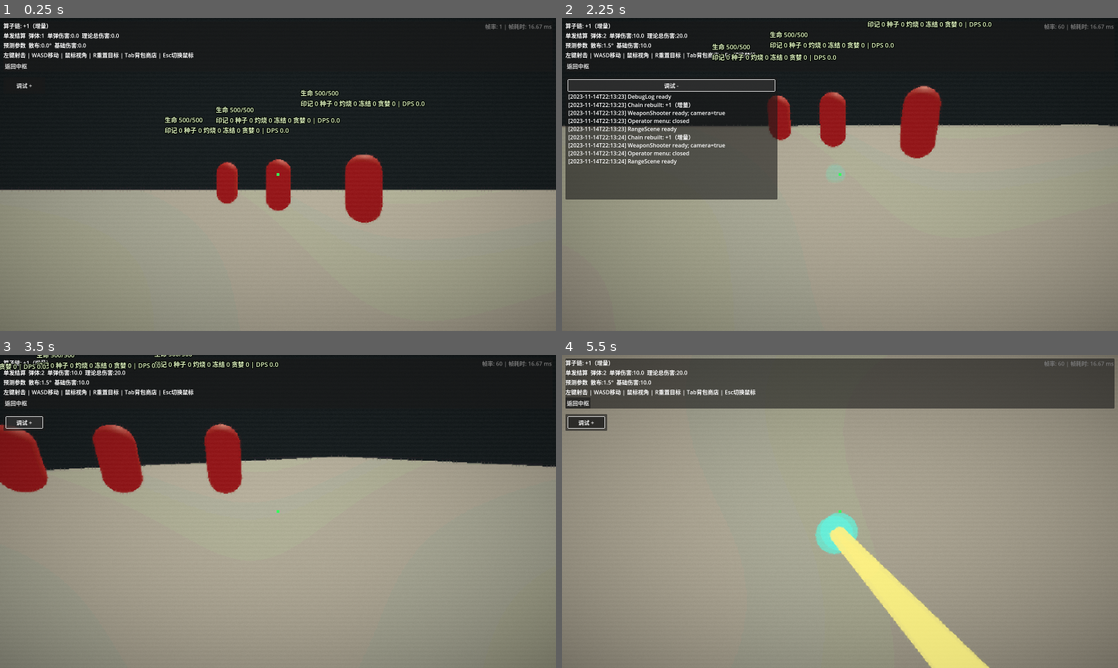
Above: before the commit, frames 1-4 (two rows, left to right).
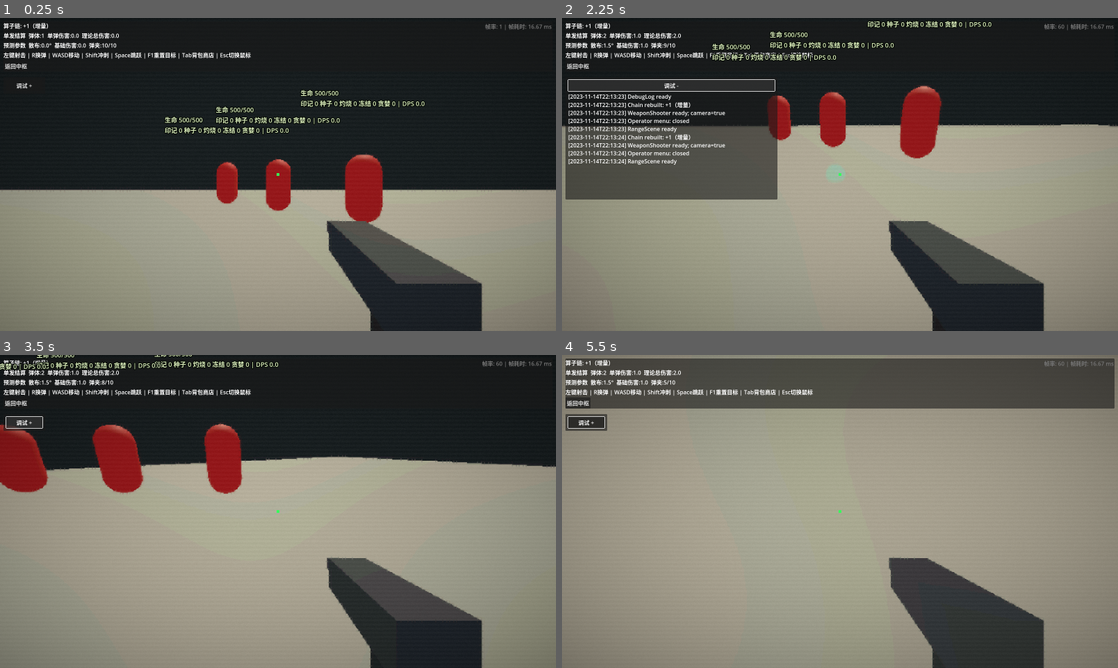
Above: after the commit, the same moments.

Repository: DH1DH/light-fps-operator-demo
Game: Godot game, scene res://scenes/range_scene.tscn
The game is run twice, just before and just after one commit, with the same random seed, the same clock (stepped at 60 frames per second) and the same inputs.
Inputs (mouse positions are in pixels of both pictures, inside the frame that each line leads up to):
- Up to frame 1 (0.25 s): no input
- Up to frame 2 (2.25 s): click "返回中枢" at 0.5 s; click "进入靶场" at 1.25 s; click "调试 +" at 2 s
- Up to frame 3 (3.5 s): click "调试 -" at 2.75 s
- Up to frame 4 (5.5 s): tap Enter at 3.5 s; move the mouse to (867, 511) at 3.52 s; press the mouse at (867, 511) at 3.53 s; hold W (move_forward) from 3.53 s (still down); tap Space (jump, bound only after the commit) at 3.77, 4.07, 4.52, 4.55, 4.82, 5.1 s; tap Shift (sprint, bound only after the commit) at 3.8, 4.35 s; move the mouse to (812, 511) at 4.27 s; release the mouse at (812, 511) at 4.28 s; click (812, 511) at 4.42 s; move the mouse to (851, 505) at 5.02 s; press the mouse at (851, 505) at 5.03 s

The runs differ from the first frame. In frame 1, 7.0% of the frame differs, in the area x 5-87%, y 7-100%; in frame 2, 7.0%; in frame 3, 7.2%; in frame 4, 9.4%, in the area x 5-87%, y 4-100%.

Commit message:
feat: improve range combat feel

Diff:
--- a/scripts/combat/seedling_summon.gd
+++ b/scripts/combat/seedling_summon.gd
@@ -3,6 +3,7 @@
 
 const StatusController = preload("res://scripts/combat/status_controller.gd")
 const TargetDummy = preload("res://scripts/combat/target_dummy.gd")
+const FX_GROUP := "runtime_vfx"
 
 var lifetime: float = 3.0
 var move_speed: float = 5.0
@@ -116,6 +117,8 @@
 
 func _spawn_hit_spark(position: Vector3) -> void:
 	var spark := MeshInstance3D.new()
+	spark.name = "SeedHitSpark"
+	spark.add_to_group(FX_GROUP)
 	var mesh := SphereMesh.new()
 	mesh.radius = 0.1
 	mesh.height = 0.2
--- a/scripts/combat/target_dummy.gd
+++ b/scripts/combat/target_dummy.gd
@@ -54,6 +54,8 @@
 func _on_status_reset() -> void:
 	_damage_events.clear()
 	_flash_strength = 0.0
+	_last_effect_time.clear()
+	_clear_runtime_bursts()
 	_update_mark_particles()
 
 
@@ -274,6 +276,7 @@
 		return
 	var preset: Dictionary = _get_effect_preset(tag)
 	var burst := GPUParticles3D.new()
+	burst.name = "EffectBurst"
 	burst.one_shot = true
 	burst.explosiveness = 1.0
 	burst.amount = int(preset.get("amount", 10))
@@ -291,6 +294,15 @@
 			burst.queue_free()
 		_active_effect_bursts = maxi(0, _active_effect_bursts - 1)
 	)
+
+
+func _clear_runtime_bursts() -> void:
+	for child in get_children():
+		if child == _mark_particles:
+			continue
+		if child is GPUParticles3D:
+			child.queue_free()
+	_active_effect_bursts = 0
 
 
 func _create_effect_material(preset: Dictionary) -> ParticleProcessMaterial:
--- a/scripts/combat/weapon_shooter.gd
+++ b/scripts/combat/weapon_shooter.gd
@@ -7,11 +7,14 @@
 const StatusController = preload("res://scripts/combat/status_controller.gd")
 const TargetDummy = preload("res://scripts/combat/target_dummy.gd")
 const SeedlingSummon = preload("res://scripts/combat/seedling_summon.gd")
-
-@export var base_damage: float = 10.0
+const FX_GROUP := "runtime_vfx"
+
+@export var base_damage: float = 1.0
 @export var base_pellet_count: int = 1
 @export var base_spread: float = 1.5
-@export var fire_interval: float = 0.2
+@export var fire_interval: float = 0.6
+@export var magazine_capacity: int = 10
+@export var reload_duration: float = 0.65
 @export var hit_range: float = 150.0
 @export var tracer_lifetime: float = 0.2
 @export var tracer_width: float = 0.08
@@ -21,16 +24,49 @@
 @export var tracer_segment_gap: float = 0.012
 @export var max_total_tracer_segments_per_shot: int = 20
 @export var verbose_fire_logs: bool = false
+@export var enable_builtin_viewmodel: bool = true
+@export var viewmodel_offset: Vector3 = Vector3(0.34, -0.30, -0.60)
+@export var viewmodel_rotation_deg: Vector3 = Vector3.ZERO
+@export var recoil_kick_distance: float = 0.07
+@export var recoil_pitch_deg: float = 5.5
+@export var recoil_yaw_deg: float = 1.2
+@export var recoil_roll_deg: float = 0.9
+@export var recoil_position_recover_speed: float = 11.0
+@export var recoil_rotation_recover_speed: float = 16.0
+@export var camera_shake_impulse: float = 0.35
+@export var camera_shake_position: float = 0.008
+@export var camera_shake_rotation_deg: float = 0.7
+@export var camera_shake_decay: float = 8.0
+@export var fire_jitter_position: float = 0.01
+@export var fire_jitter_rotation_deg: float = 0.8
+@export var fire_jitter_decay: float = 7.0
+@export var fire_jitter_frequency: float = 34.0
 
 @onready var shoot_camera: Camera3D = $"../CameraPivot/Camera3D"
 
 var last_predicted_shot: ShotContext = ShotContext.new()
 var _chain: OperatorChain = OperatorChain.new()
 var _next_fire_time: float = 0.0
+var _camera_base_transform: Transform3D = Transform3D.IDENTITY
+var _viewmodel_root: Node3D = null
+var _gun_kick_back: float = 0.0
+var _gun_kick_rotation: Vector3 = Vector3.ZERO
+var _camera_trauma: float = 0.0
+var _ammo_in_mag: int = 0
+var _is_reloading: bool = false
+var _reload_elapsed: float = 0.0
+var _reload_spin_angle: float = 0.0
+var _fire_jitter_strength: float = 0.0
+var _fire_jitter_phase: float = 0.0
 
 func _ready() -> void:
 	_rebuild_chain()
 	GameState.state_changed.connect(_rebuild_chain)
+	_ammo_in_mag = max(1, magazine_capacity)
+	if shoot_camera != null:
+		_camera_base_transform = shoot_camera.transform
+		if enable_builtin_viewmodel:
+			_ensure_builtin_viewmodel()
 	DebugLog.add_entry("WeaponShooter ready; camera=%s" % [str(shoot_camera != null)])
 
 
@@ -39,10 +75,20 @@
 		GameState.state_changed.disconnect(_rebuild_chain)
 
 
-func _process(_delta: float) -> void:
+func _process(delta: float) -> void:
+	_update_recoil(delta)
+	_update_reload(delta)
 	if GameState.operator_menu_open:
 		return
+	if Input.is_action_just_pressed("reload"):
+		_start_reload()
+		return
+	if _is_reloading:
+		return
 	if (Input.is_action_pressed("shoot") or Input.is_mouse_button_pressed(MOUSE_BUTTON_LEFT)) and Time.get_ticks_msec() / 1000.0 >= _next_fire_time:
+		if _ammo_in_mag <= 0:
+			_start_reload()
+			return
 		fire()
 
 
@@ -53,9 +99,16 @@
 func fire() -> void:
 	if GameState.operator_menu_open:
 		return
+	if _is_reloading:
+		return
 	if shoot_camera == null:
 		DebugLog.add_entry("Fire aborted: shoot_camera is null")
 		return
+	if _ammo_in_mag <= 0:
+		_start_reload()
+		return
+	_apply_recoil_impulse()
+	_ammo_in_mag = max(0, _ammo_in_mag - 1)
 	_next_fire_time = Time.get_ticks_msec() / 1000.0 + fire_interval
 	var shot: ShotContext = ShotContext.new()
 	shot.damage = base_damage
@@ -164,6 +217,8 @@
 	var segment_length: float = maxf(0.08, distance / float(segment_count))
 	for index in range(segment_count):
 		var segment := MeshInstance3D.new()
+		segment.name = "TracerSegment"
+		segment.add_to_group(FX_GROUP)
 		var mesh := CylinderMesh.new()
 		mesh.top_radius = tracer_width * 0.5
 		mesh.bottom_radius = tracer_width * 0.5
@@ -201,6 +256,8 @@
 	if scene == null:
 		return
 	var marker := MeshInstance3D.new()
+	marker.name = "ImpactMarker"
+	marker.add_to_group(FX_GROUP)
 	var mesh := SphereMesh.new()
 	mesh.radius = 0.12
 	mesh.height = 0.24
@@ -274,3 +331,145 @@
 func _log_verbose(message: String) -> void:
 	if verbose_fire_logs:
 		DebugLog.add_entry(message)
+
+
+func ammo_status_text() -> String:
+	var cap: int = max(1, magazine_capacity)
+	if _is_reloading:
+		var progress: float = clampf(_reload_elapsed / maxf(0.01, reload_duration), 0.0, 1.0)
+		return "弹夹:%d/%d | 换弹 %.0f%%" % [_ammo_in_mag, cap, progress * 100.0]
+	return "弹夹:%d/%d" % [_ammo_in_mag, cap]
+
+
+func _ensure_builtin_viewmodel() -> void:
+	if shoot_camera == null:
+		return
+	var existing := shoot_camera.get_node_or_null("ViewModelRoot")
+	if existing is Node3D:
+		_viewmodel_root = existing
+		return
+	_viewmodel_root = Node3D.new()
+	_viewmodel_root.name = "ViewModelRoot"
+	shoot_camera.add_child(_viewmodel_root)
+	_viewmodel_root.position = viewmodel_offset
+	_viewmodel_root.rotation_degrees = viewmodel_rotation_deg
+	var gun_body: MeshInstance3D = _create_viewmodel_piece(
+		Vector3(0.18, 0.14, 0.58),
+		Vector3(0.0, 0.0, -0.12),
+		Color(0.18, 0.19, 0.22, 1.0)
+	)
+	var gun_barrel: MeshInstance3D = _create_viewmodel_piece(
+		Vector3(0.07, 0.07, 0.30),
+		Vector3(0.0, -0.02, -0.52),
+		Color(0.22, 0.23, 0.26, 1.0)
+	)
+	var gun_grip: MeshInstance3D = _create_viewmodel_piece(
+		Vector3(0.10, 0.18, 0.16),
+		Vector3(0.0, -0.14, 0.04),
+		Color(0.15, 0.16, 0.18, 1.0)
+	)
+	_viewmodel_root.add_child(gun_body)
+	_viewmodel_root.add_child(gun_barrel)
+	_viewmodel_root.add_child(gun_grip)
+
+
+func _create_viewmodel_piece(size: Vector3, pos: Vector3, color: Color) -> MeshInstance3D:
+	var piece := MeshInstance3D.new()
+	var mesh := BoxMesh.new()
+	mesh.size = size
+	piece.mesh = mesh
+	piece.position = pos
+	var mat := StandardMaterial3D.new()
+	mat.albedo_color = color
+	mat.roughness = 0.75
+	mat.metallic = 0.05
+	piece.set_surface_override_material(0, mat)
+	return piece
+
+
+func _apply_recoil_impulse() -> void:
+	_gun_kick_back = minf(_gun_kick_back + recoil_kick_distance, recoil_kick_distance * 2.0)
+	_gun_kick_rotation.x += deg_to_rad(recoil_pitch_deg)
+	_gun_kick_rotation.y += deg_to_rad(randf_range(-recoil_yaw_deg, recoil_yaw_deg))
+	_gun_kick_rotation.z += deg_to_rad(randf_range(-recoil_roll_deg, recoil_roll_deg))
+	_camera_trauma = clampf(_camera_trauma + camera_shake_impulse, 0.0, 1.0)
+	_fire_jitter_strength = clampf(_fire_jitter_strength + 0.9, 0.0, 1.0)
+
+
+func _update_recoil(delta: float) -> void:
+	_gun_kick_back = move_toward(_gun_kick_back, 0.0, recoil_position_recover_speed * delta)
+	_gun_kick_rotation = _gun_kick_rotation.move_toward(Vector3.ZERO, recoil_rotation_recover_speed * delta)
+	_fire_jitter_strength = move_toward(_fire_jitter_strength, 0.0, fire_jitter_decay * delta)
+	_fire_jitter_phase += delta * fire_jitter_frequency
+	var jitter_wave: float = sin(_fire_jitter_phase) * _fire_jitter_strength
+	var jitter_wave_2: float = sin(_fire_jitter_phase * 1.37 + 0.8) * _fire_jitter_strength
+	var jitter_position: Vector3 = Vector3(
+		jitter_wave * fire_jitter_position * 0.35,
+		absf(jitter_wave_2) * fire_jitter_position * 0.45,
+		-absf(jitter_wave) * fire_jitter_position
+	)
+	var jitter_rotation: Vector3 = Vector3(
+		deg_to_rad(jitter_wave_2 * fire_jitter_rotation_deg),
+		deg_to_rad(jitter_wave * fire_jitter_rotation_deg * 0.6),
+		deg_to_rad(jitter_wave * fire_jitter_rotation_deg * 0.45)
+	)
+	if _viewmodel_root != null and is_instance_valid(_viewmodel_root):
+		_viewmodel_root.position = viewmodel_offset + Vector3(0.0, 0.0, _gun_kick_back) + jitter_position
+		var base_rot: Vector3 = Vector3(
+			deg_to_rad(viewmodel_rotation_deg.x),
+			deg_to_rad(viewmodel_rotation_deg.y),
+			deg_to_rad(viewmodel_rotation_deg.z)
+		)
+		_viewmodel_root.basis = Basis.from_euler(base_rot + _gun_kick_rotation + Vector3(-_reload_spin_angle, 0.0, 0.0) + jitter_rotation)
+
+	if shoot_camera == null:
+		return
+	_camera_trauma = maxf(0.0, _camera_trauma - camera_shake_decay * delta)
+	var trauma: float = _camera_trauma * _camera_trauma
+	var shake_pos: Vector3 = Vector3(
+		randf_range(-1.0, 1.0) * camera_shake_position * trauma,
+		randf_range(-1.0, 1.0) * camera_shake_position * trauma,
+		0.0
+	)
+	var shake_rot: Vector3 = Vector3(
+		deg_to_rad(randf_range(-camera_shake_rotation_deg, camera_shake_rotation_deg) * trauma),
+		deg_to_rad(randf_range(-camera_shake_rotation_deg, camera_shake_rotation_deg) * trauma),
+		deg_to_rad(randf_range(-camera_shake_rotation_deg, camera_shake_rotation_deg) * trauma)
+	)
+	var t: Transform3D = _camera_base_transform
+	t.origin += shake_pos
+	t.basis = _camera_base_transform.basis * Basis.from_euler(shake_rot)
+	shoot_camera.transform = t
+
+
+func _start_reload() -> void:
+	if _is_reloading:
+		return
+	var cap: int = max(1, magazine_capacity)
+	if _ammo_in_mag >= cap:
+		return
+	_is_reloading = true
+	_reload_elapsed = 0.0
+	_reload_spin_angle = 0.0
+	var now: float = Time.get_ticks_msec() / 1000.0
+	_next_fire_time = maxf(_next_fire_time, now + reload_duration)
+	DebugLog.add_entry("Reload start")
+
+
+func _update_reload(delta: float) -> void:
+	if not _is_reloading:
+		return
+	_reload_elapsed += maxf(0.0, delta)
+	var duration: float = maxf(0.01, reload_duration)
+	var progress: float = clampf(_reload_elapsed / duration, 0.0, 1.0)
+	_reload_spin_angle = TAU * progress
+	if progress >= 1.0:
+		_finish_reload()
+
+
+func _finish_reload() -> void:
+	_ammo_in_mag = max(1, magazine_capacity)
+	_is_reloading = false
+	_reload_elapsed = 0.0
+	_reload_spin_angle = 0.0
+	DebugLog.add_entry("Reload finish")
--- a/scripts/core/game_state.gd
+++ b/scripts/core/game_state.gd
@@ -145,7 +145,10 @@
 	_add_key_action("move_back", KEY_S)
 	_add_key_action("move_left", KEY_A)
 	_add_key_action("move_right", KEY_D)
-	_add_key_action("reset_targets", KEY_R)
+	_add_key_action("sprint", KEY_SHIFT)
+	_add_key_action("jump", KEY_SPACE)
+	_set_single_key_action("reset_targets", KEY_F1)
+	_set_single_key_action("reload", KEY_R)
 	_add_key_action("toggle_cursor", KEY_ESCAPE)
 	_add_key_action("toggle_operator_menu", KEY_TAB)
 	if not InputMap.has_action("shoot"):
@@ -164,3 +167,15 @@
 	event.physical_keycode = keycode
 	if not InputMap.action_has_event(action_name, event):
 		InputMap.action_add_event(action_name, event)
+
+
+func _set_single_key_action(action_name: String, keycode: Key) -> void:
+	if not InputMap.has_action(action_name):
+		InputMap.add_action(action_name)
+	for existing in InputMap.action_get_events(action_name):
+		if existing is InputEventKey:
+			InputMap.action_erase_event(action_name, existing)
+	var event: InputEventKey = InputEventKey.new()
+	event.keycode = keycode
+	event.physical_keycode = keycode
+	InputMap.action_add_event(action_name, event)
--- a/scripts/player/fps_controller.gd
+++ b/scripts/player/fps_controller.gd
@@ -4,6 +4,8 @@
 @export var move_speed: float = 6.0
 @export var gravity_strength: float = 20.0
 @export var mouse_sensitivity: float = 0.0025
+@export var sprint_multiplier: float = 1.2
+@export var jump_velocity: float = 6.0
 
 @onready var camera_pivot: Node3D = $CameraPivot
 
@@ -42,16 +44,22 @@
 	_apply_look()
 	var input_vector: Vector2 = Input.get_vector("move_left", "move_right", "move_forward", "move_back")
 	var direction: Vector3 = (transform.basis * Vector3(input_vector.x, 0.0, input_vector.y)).normalized()
+	var current_speed: float = move_speed
+	if Input.is_action_pressed("sprint"):
+		current_speed *= sprint_multiplier
 	if direction != Vector3.ZERO:
-		velocity.x = direction.x * move_speed
-		velocity.z = direction.z * move_speed
+		velocity.x = direction.x * current_speed
+		velocity.z = direction.z * current_speed
 	else:
 		velocity.x = move_toward(velocity.x, 0.0, move_speed * delta * 10.0)
 		velocity.z = move_toward(velocity.z, 0.0, move_speed * delta * 10.0)
 	if not is_on_floor():
 		velocity.y -= gravity_strength * delta
 	else:
-		velocity.y = -0.1
+		if Input.is_action_just_pressed("jump"):
+			velocity.y = jump_velocity
+		else:
+			velocity.y = -0.1
 	move_and_slide()
 
 
--- a/scripts/scene/range_scene.gd
+++ b/scripts/scene/range_scene.gd
@@ -1,6 +1,8 @@
 extends Node3D
 const TargetDummy = preload("res://scripts/combat/target_dummy.gd")
+const SeedlingSummon = preload("res://scripts/combat/seedling_summon.gd")
 const HubUi = preload("res://scripts/ui/hub_ui.gd")
+const FX_GROUP := "runtime_vfx"
 
 @onready var operator_overlay: Control = %OperatorOverlay
 
@@ -25,7 +27,7 @@
 		_reset_targets("action")
 		return
 	if event is InputEventKey and event.pressed and not event.echo:
-		if event.keycode == KEY_R or event.physical_keycode == KEY_R:
+		if event.keycode == KEY_F1 or event.physical_keycode == KEY_F1:
 			_reset_targets("raw_key")
 
 
@@ -38,7 +40,9 @@
 			seen[target] = true
 			count += 1
 	count = _reset_targets_recursive(get_tree().current_scene, seen, count)
-	DebugLog.add_entry("Targets reset from %s; count=%d" % [source, count])
+	var summon_cleared: int = _clear_seedling_summons()
+	var fx_cleared: int = _clear_runtime_fx()
+	DebugLog.add_entry("Targets reset from %s; count=%d summons_cleared=%d fx_cleared=%d" % [source, count, summon_cleared, fx_cleared])
 
 
 func _reset_targets_recursive(node: Node, seen: Dictionary, count: int) -> int:
@@ -59,3 +63,53 @@
 			operator_overlay.call("refresh")
 	Input.mouse_mode = Input.MOUSE_MODE_VISIBLE if open else Input.MOUSE_MODE_CAPTURED
 	DebugLog.add_entry("Operator menu: %s" % ("open" if open else "closed"))
+
+
+func _clear_seedling_summons() -> int:
+	var cleared: int = 0
+	var seen: Dictionary = {}
+	for node in get_tree().get_nodes_in_group("seedling_summon"):
+		if node != null and is_instance_valid(node) and not seen.has(node):
+			node.queue_free()
+			seen[node] = true
+			cleared += 1
+	var scene: Node = get_tree().current_scene
+	if scene != null:
+		cleared = _clear_seedling_summons_recursive(scene, seen, cleared)
+	return cleared
+
+
+func _clear_seedling_summons_recursive(node: Node, seen: Dictionary, cleared: int) -> int:
+	if node is SeedlingSummon and not seen.has(node):
+		node.queue_free()
+		seen[node] = true
+		cleared += 1
+	for child in node.get_children():
+		cleared = _clear_seedling_summons_recursive(child, seen, cleared)
+	return cleared
+
+
+func _clear_runtime_fx() -> int:
+	var cleared: int = 0
+	var seen: Dictionary = {}
+	for node in get_tree().get_nodes_in_group(FX_GROUP):
+		if node != null and is_instance_valid(node) and not seen.has(node):
+			node.queue_free()
+			seen[node] = true
+			cleared += 1
+	var scene: Node = get_tree().current_scene
+	if scene != null:
+		cleared = _clear_runtime_fx_recursive(scene, seen, cleared)
+	return cleared
+
+
+func _clear_runtime_fx_recursive(node: Node, seen: Dictionary, cleared: int) -> int:
+	var node_name: String = node.name
+	var is_known_fx: bool = node_name.begins_with("TracerSegment") or node_name.begins_with("ImpactMarker") or node_name.begins_with("SeedHitSpark")
+	if is_known_fx and not seen.has(node):
+		node.queue_free()
+		seen[node] = true
+		cleared += 1
+	for child in node.get_children():
+		cleared = _clear_runtime_fx_recursive(child, seen, cleared)
+	return cleared
--- a/scripts/ui/range_hud.gd
+++ b/scripts/ui/range_hud.gd
@@ -12,7 +12,7 @@
 
 func _ready() -> void:
 	%ReturnHubButton.pressed.connect(_return_hub)
-	controls_label.text = "左键射击 | WASD移动 | 鼠标视角 | R重置目标 | Tab背包商店 | Esc切换鼠标"
+	controls_label.text = "左键射击 | R换弹 | WASD移动 | Shift冲刺 | Space跳跃 | F1重置目标 | Tab背包商店 | Esc切换鼠标"
 	_ensure_resolve_label()
 	_try_bind_shooter()
 
@@ -43,10 +43,13 @@
 	var spread: float = float(shot.get("spread_angle"))
 	var damage: float = float(shot.get("damage"))
 	var total_damage: float = float(pellets) * damage
+	var ammo_text: String = ""
+	if _shooter.has_method("ammo_status_text"):
+		ammo_text = str(_shooter.call("ammo_status_text"))
 
 	if resolve_label != null:
 		resolve_label.text = "单发结算  弹体:%d  单弹伤害:%.1f  理论总伤害:%.1f" % [pellets, damage, total_damage]
-	shot_label.text = "预测参数  散布:%.1f°  基础伤害:%.1f" % [spread, damage]
+	shot_label.text = "预测参数  散布:%.1f°  基础伤害:%.1f  %s" % [spread, damage, ammo_text]
 
 
 func _try_bind_shooter() -> void:
